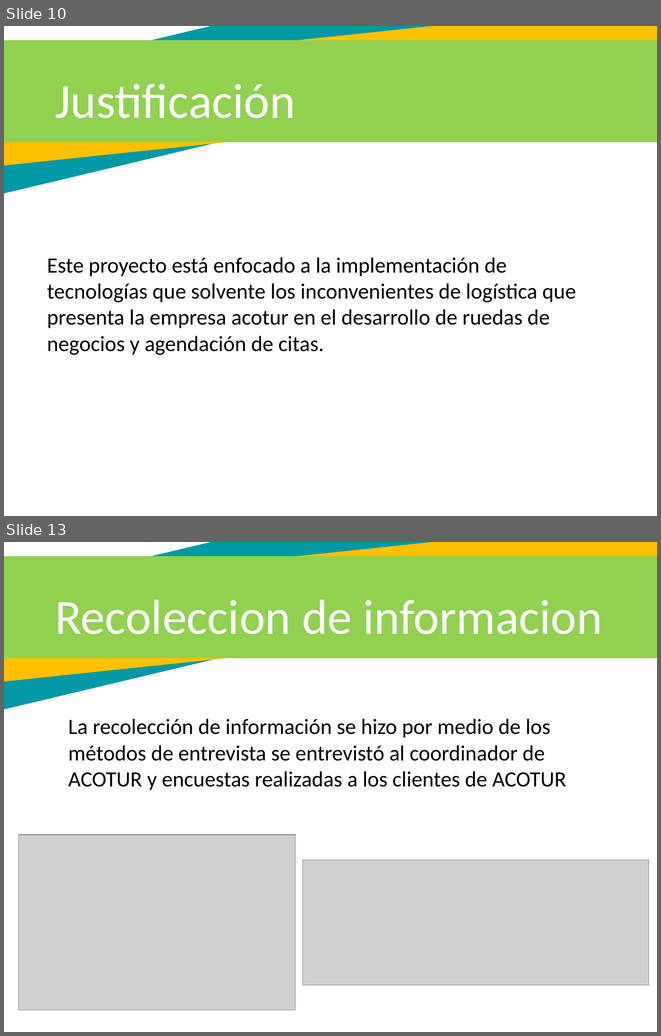
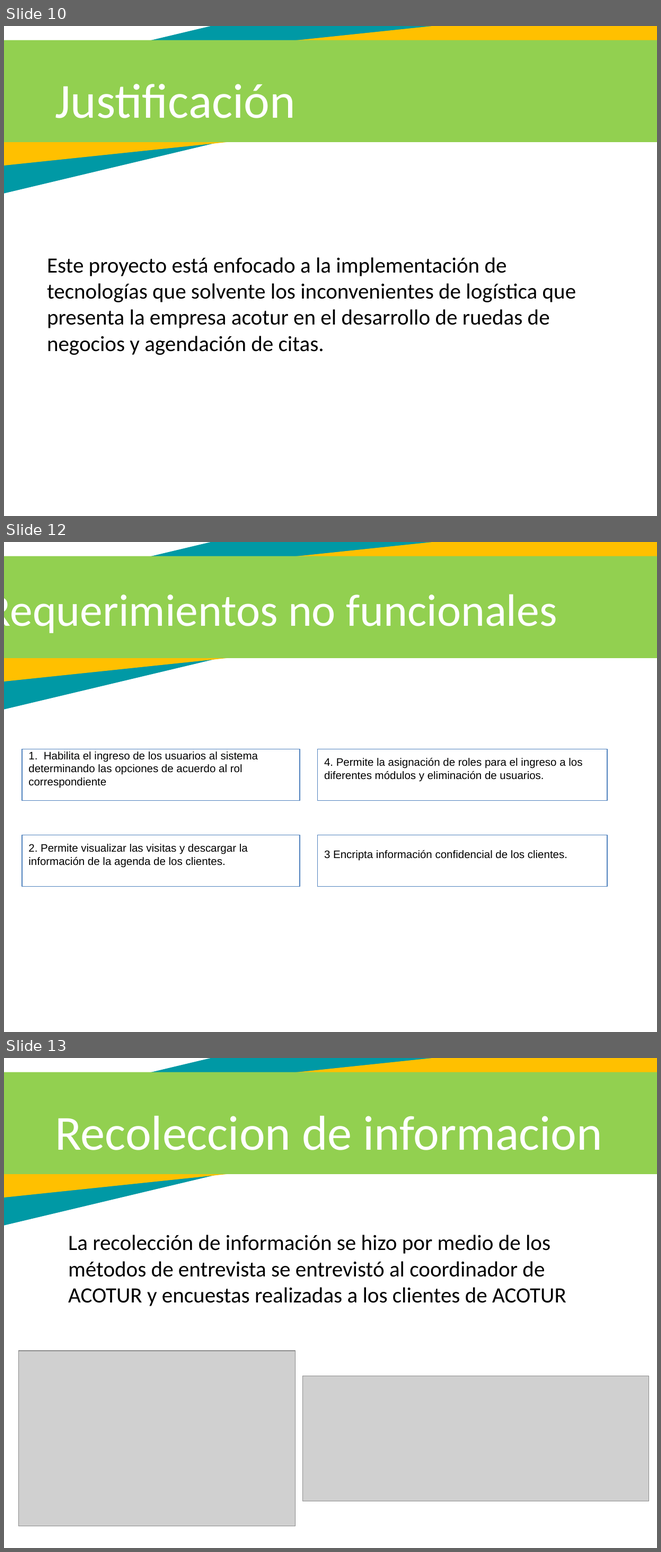
Before and after one commit to fily666/Proyecto_sena, a slide deck: Proyecto/Exposición/Exposición trimestre 1.pptx. Shown one above the other, each under a label of ours: slides 10 and 13 before the commit, slides 10, 12 and 13 after it; the slides between them are not shown. The pictures are 661x1036 and 661x1552 pixels, drawn with LibreOffice and Linux fonts; fonts in the diff are those of the drawing; grey boxes stand for pictures. Boxes give left, top, right and bottom in pixels: in the first picture for what was removed or moved away, otherwise in the second. Text is boxed around its words. In the diff, an @@ line names an element or a change of style, - is before the commit and + after.

```diff
--- a/Proyecto/Exposición/Exposición trimestre 1.pptx
+++ b/Proyecto/Exposición/Exposición trimestre 1.pptx
@@ slide 12 added at bbox=[4, 542, 657, 1032], background #FFFFFF; not listed: 3 template elements that a slide beside it also shows @@
@@ text added at bbox=[4, 594, 557, 633], 50 pt, text #FFFFFF @@
+Requerimientos no funcionales
@@ rectangle added at bbox=[22, 749, 300, 801], outline #4F81BD 0.75 pt, 12 pt, text #000000 @@
+1. Habilita el ingreso de los usuarios al sistema determinando las opciones de acuerdo al rol correspondiente
@@ rectangle added at bbox=[317, 749, 607, 801], outline #4F81BD 0.75 pt, 12 pt, text #000000 @@
+4. Permite la asignación de roles para el ingreso a los diferentes módulos y eliminación de usuarios.
@@ rectangle added at bbox=[22, 835, 300, 886], outline #4F81BD 0.75 pt, 12 pt, text #000000 @@
+2. Permite visualizar las visitas y descargar la información de la agenda de los clientes.
@@ rectangle added at bbox=[317, 835, 607, 886], outline #4F81BD 0.75 pt, 12 pt, text #000000 @@
+3 Encripta información confidencial de los clientes.
```
Also in this commit, not shown: 8 slides changed, 2 slides removed, 40 other files.
